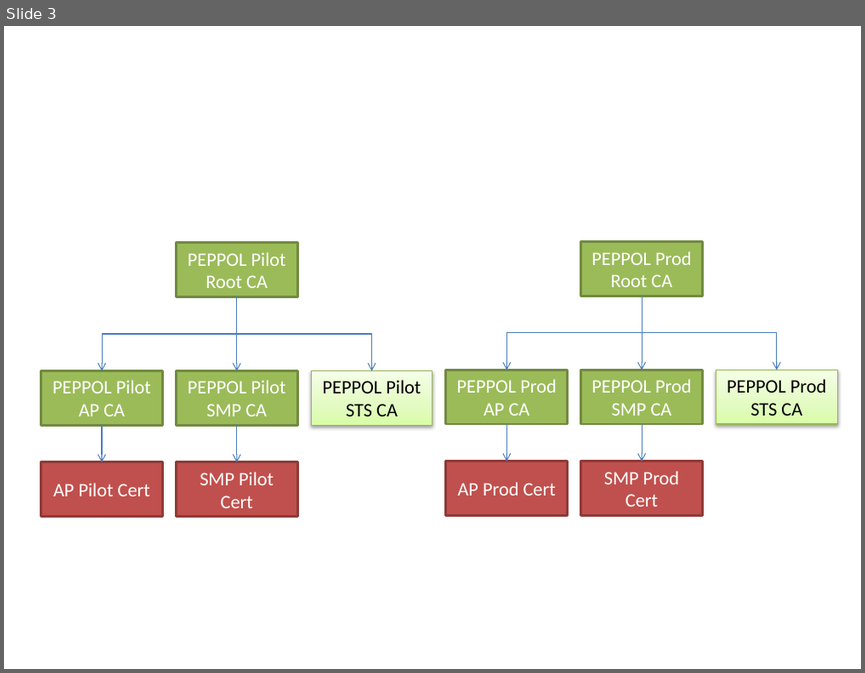
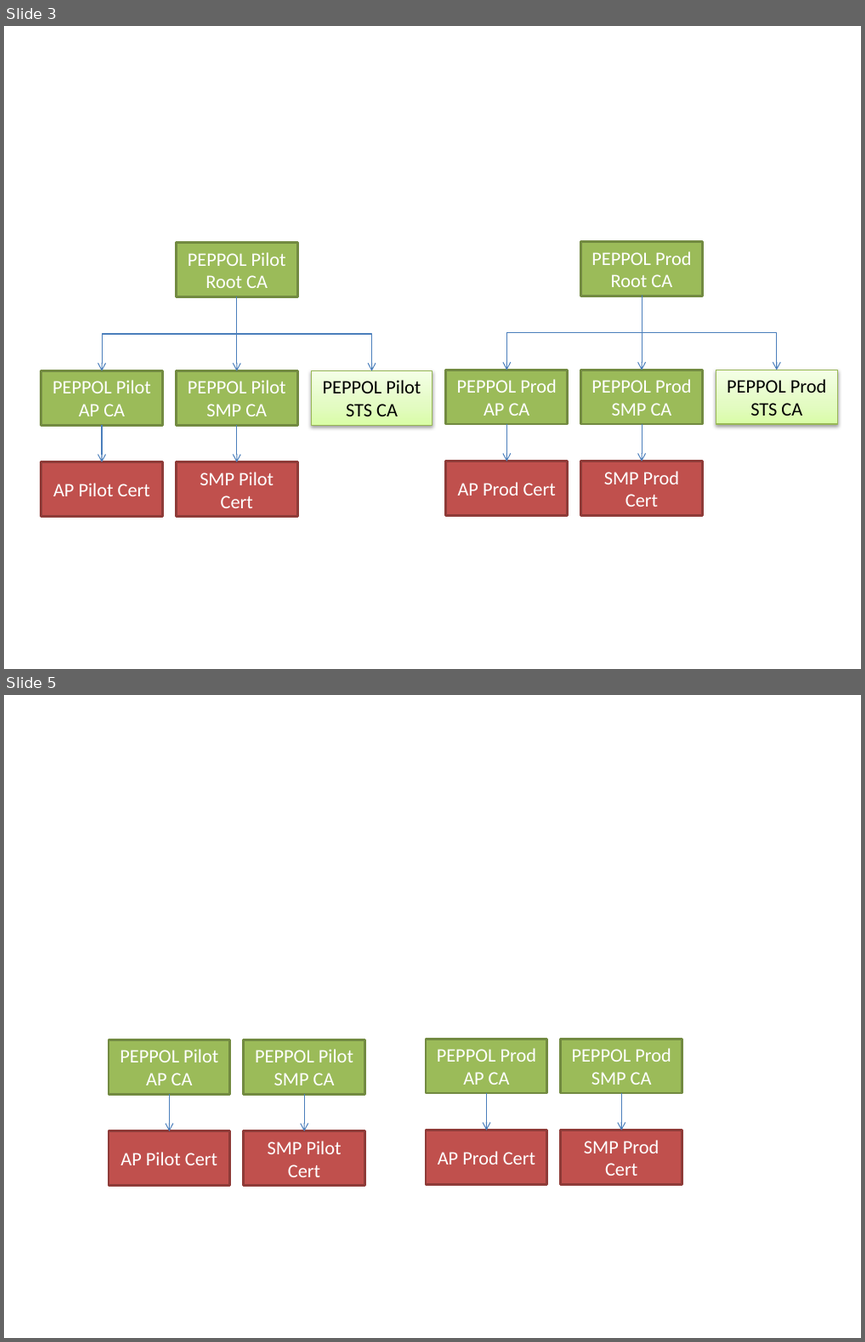
Before and after one commit to phax/peppol-practical, a slide deck: docs/PEPPOL practical.pptx. Shown one above the other, each under a label of ours: slide 3 before the commit, slides 3 and 5 after it; the slides between them are not shown. The pictures are 865x673 and 865x1342 pixels, drawn with LibreOffice and Linux fonts; fonts in the diff are those of the drawing. Boxes give left, top, right and bottom in pixels: in the first picture for what was removed or moved away, otherwise in the second. Text is boxed around its words. In the diff, an @@ line names an element or a change of style, - is before the commit and + after.

Commit message:
Updated

```diff
--- a/docs/PEPPOL practical.pptx
+++ b/docs/PEPPOL practical.pptx
@@ slide 5 added at (4, 695, 861, 1338), background #FFFFFF @@
@@ rectangle added at (109, 1039, 230, 1094), fill #9BBB59, outline #738A42 2 pt, 16 pt, text #FFFFFF @@
+PEPPOL Pilot AP CA
@@ rectangle added at (244, 1039, 365, 1094), fill #9BBB59, outline #738A42 2 pt, 16 pt, text #FFFFFF @@
+PEPPOL Pilot SMP CA
@@ rectangle added at (426, 1038, 547, 1093), fill #9BBB59, outline #738A42 2 pt, 16 pt, text #FFFFFF @@
+PEPPOL Prod AP CA
@@ rectangle added at (561, 1038, 682, 1093), fill #9BBB59, outline #738A42 2 pt, 16 pt, text #FFFFFF @@
+PEPPOL Prod SMP CA
@@ arrow added from (170, 1094) to (170, 1131), #4B7EBC 0.75 pt @@
@@ arrow added from (304, 1094) to (304, 1131), #4B7EBC 0.75 pt @@
@@ arrow added from (487, 1093) to (487, 1130), #4B7EBC 0.75 pt @@
@@ arrow added from (621, 1093) to (621, 1130), #4B7EBC 0.75 pt @@
@@ rectangle added at (109, 1131, 230, 1185), fill #C0504D, outline #8E3B39 2 pt, 16 pt, text #FFFFFF @@
+AP Pilot Cert
@@ rectangle added at (244, 1131, 365, 1185), fill #C0504D, outline #8E3B39 2 pt, 16 pt, text #FFFFFF @@
+SMP Pilot Cert
@@ rectangle added at (426, 1130, 547, 1185), fill #C0504D, outline #8E3B39 2 pt, 16 pt, text #FFFFFF @@
+AP Prod Cert
@@ rectangle added at (561, 1130, 682, 1185), fill #C0504D, outline #8E3B39 2 pt, 16 pt, text #FFFFFF @@
+SMP Prod Cert
```
Also in this commit, not shown: 2 other slides added.
